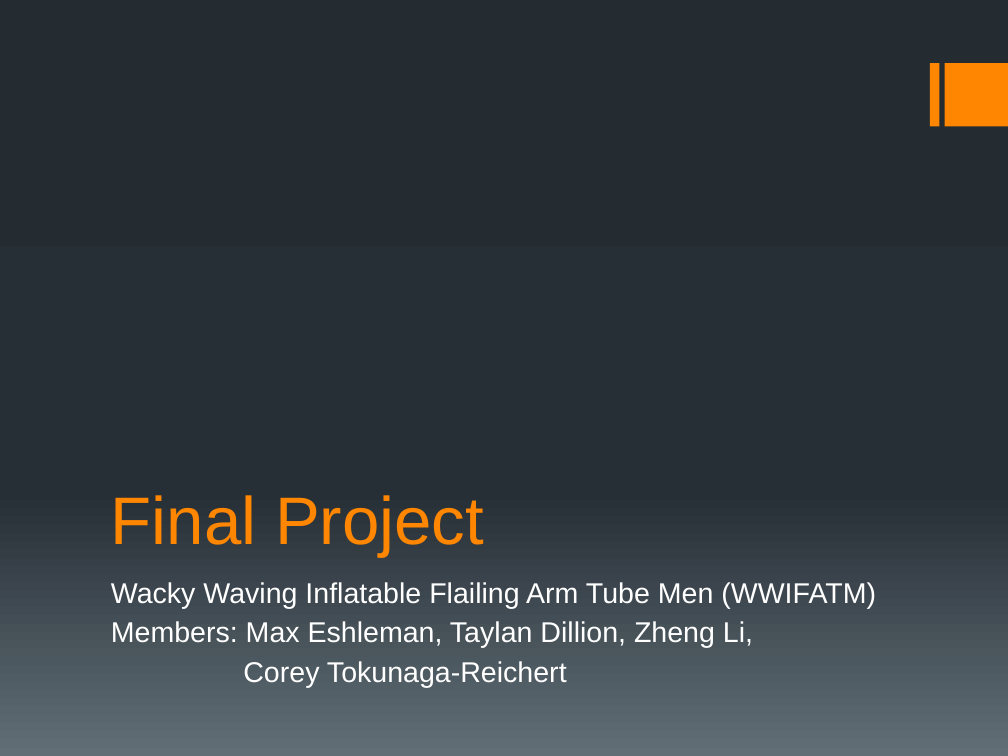
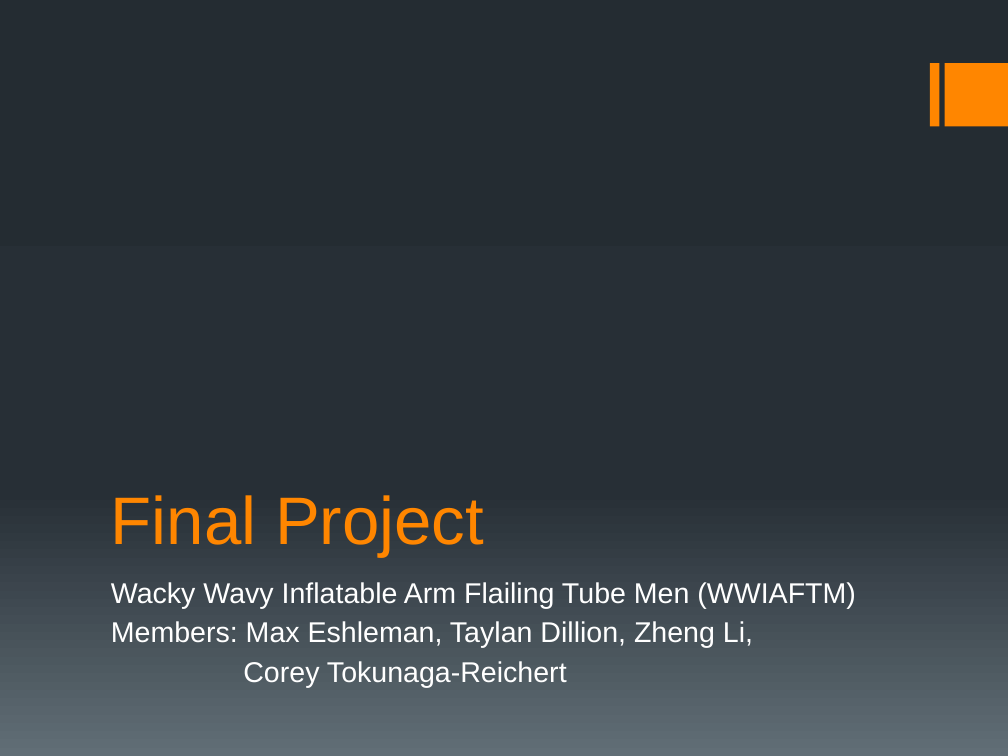
Before and after one commit to kitemongerer/FinalProject, a slide deck: slide 1 of finalProjectPresentation.pptx. Drawn at 1008x756 pixels with LibreOffice and Linux fonts; fonts in the diff are those of the drawing. Boxes give left, top, right and bottom in pixels: in the first picture for what was removed or moved away, otherwise in the second. Text is boxed around its words. In the diff, an @@ line names an element or a change of style, - is before the commit and + after.

```diff
--- a/finalProjectPresentation.pptx
+++ b/finalProjectPresentation.pptx
@@ subtitle at <box>111,582,855,608</box>: text changed @@
-Wacky Waving Inflatable Flailing Arm Tube Men (WWIFATM)
+Wacky Wavy Inflatable Arm Flailing Tube Men (WWIAFTM)
```
Also in this commit, not shown: 1 other slide changed.
